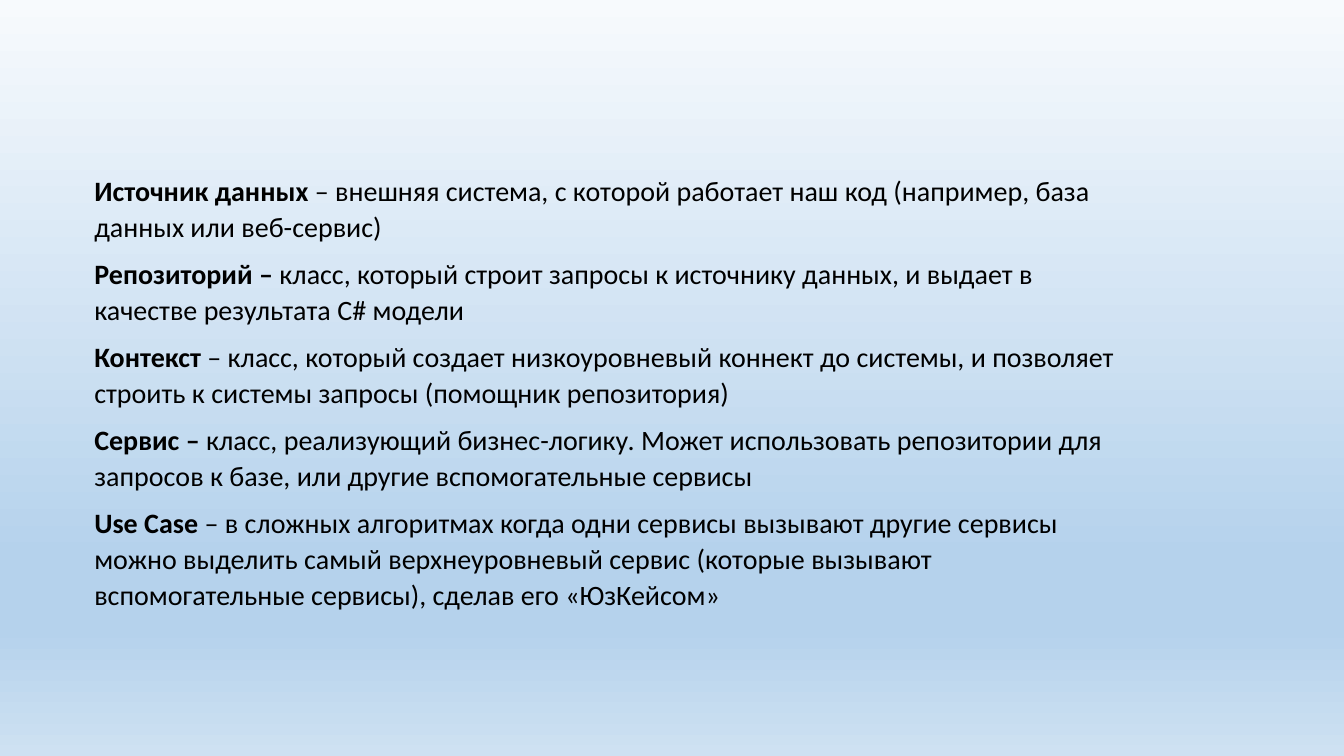
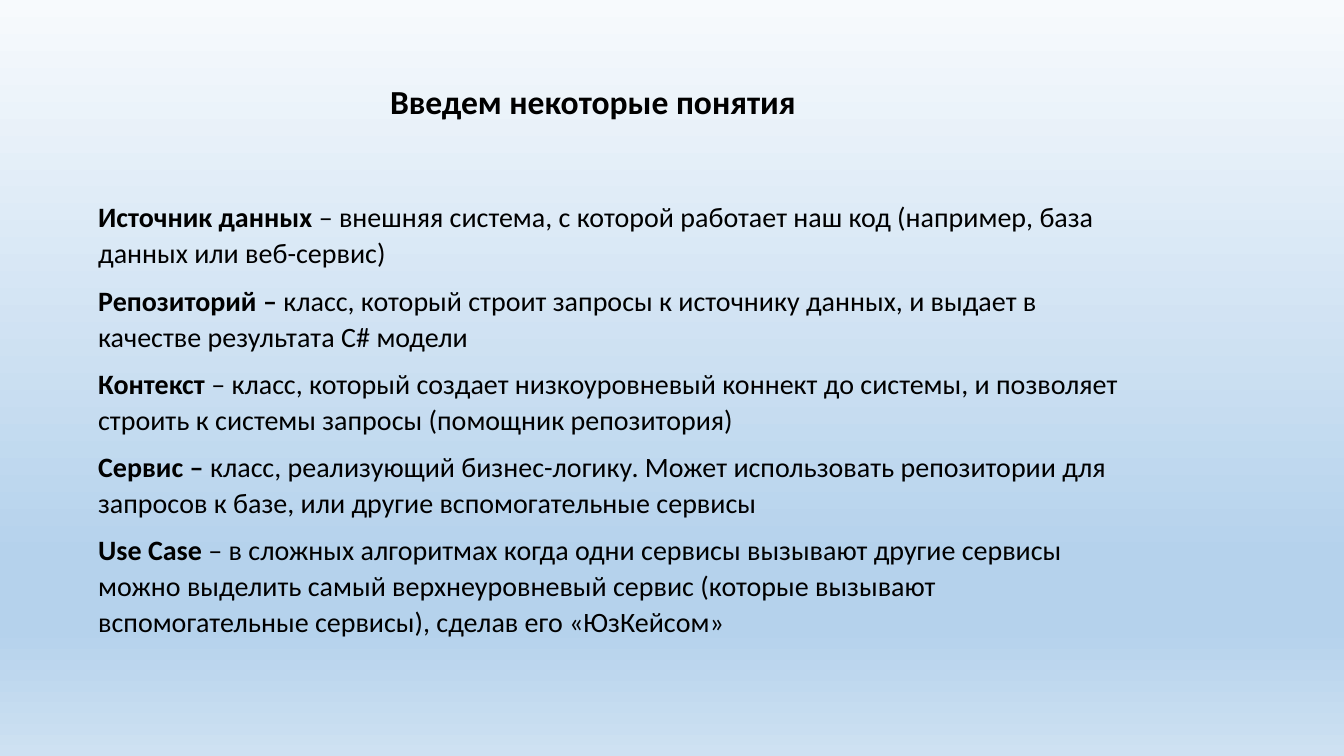
Before and after one commit to sergeyryskulov/Presentations, a slide deck: slide 4 of 10. Стандарты группы DocsVision/Стандарты на архитектуру кода группы DocsVision.pptx (slide 5 before the commit). Drawn at 1344x756 pixels with LibreOffice and Linux fonts; fonts in the diff are those of the drawing. Boxes give left, top, right and bottom in pixels: in the first picture for what was removed or moved away, otherwise in the second. Text is boxed around its words. In the diff, an @@ line names an element or a change of style, - is before the commit and + after.

```diff
--- a/10. Стандарты группы DocsVision/Стандарты на архитектуру кода группы DocsVision.pptx
+++ b/10. Стандарты группы DocsVision/Стандарты на архитектуру кода группы DocsVision.pptx
@@ text added at bbox=[390, 92, 796, 120], 24 pt, text #000000, bold @@
+Введем некоторые понятия
@@ text "Источник данных – внешняя система, ...": place and size @@
-text "Источник данных – внешняя система, ..." at bbox=[94, 181, 1113, 610]
+text "Источник данных – внешняя система, ..." at bbox=[98, 206, 1117, 637]
```
Also in this commit, not shown: 4 other slides changed, 1 slide removed.
